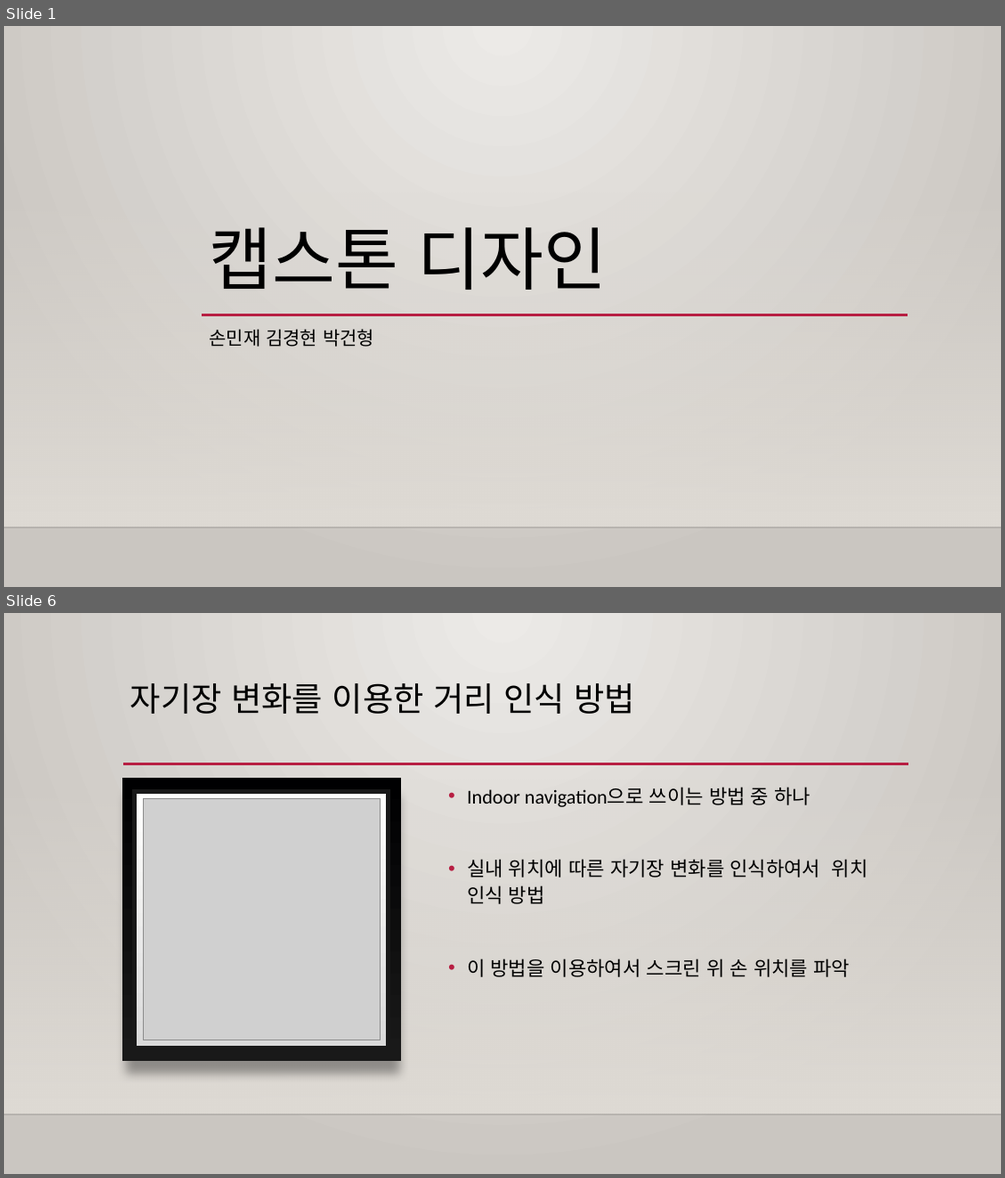
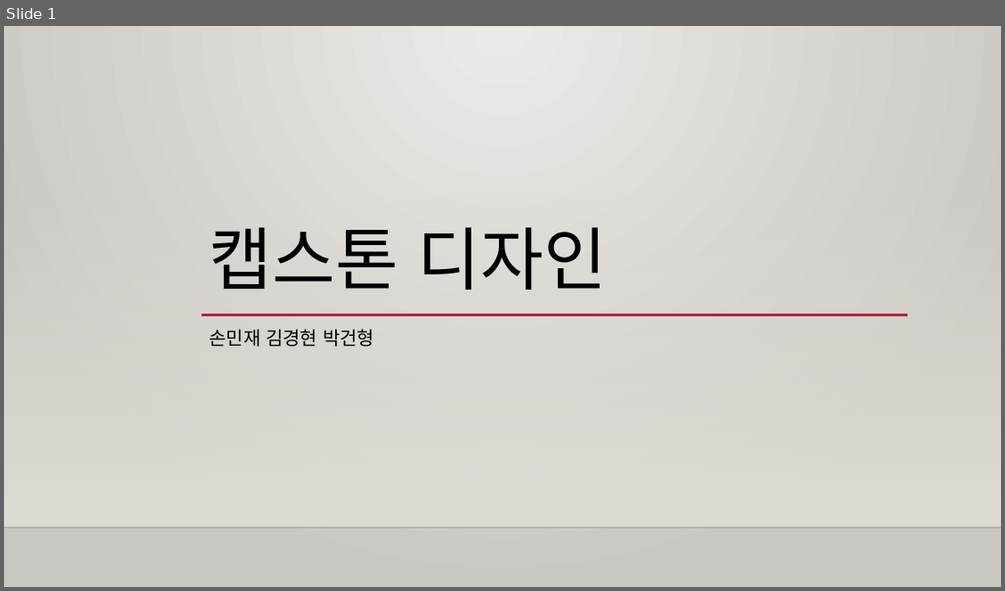
Before and after one commit to Capstone-Design/Documents, a slide deck: 캡스톤디자인발표.pptx. Shown one above the other, each under a label of ours: slides 1 and 6 before the commit, slide 1 after it; the slides between them are not shown. The pictures are 1005x1178 and 1005x591 pixels, drawn with LibreOffice and Linux fonts; fonts in the diff are those of the drawing; grey boxes stand for pictures; background and template pictures are left out. Boxes give left, top, right and bottom in pixels: in the first picture for what was removed or moved away, otherwise in the second. Text is boxed around its words. In the diff, an @@ line names an element or a change of style, - is before the commit and + after.

```diff
--- a/캡스톤디자인발표.pptx
+++ b/캡스톤디자인발표.pptx
@@ slide 6 removed at [4, 613, 1001, 1174], background gradient #ECEAE7 to #CAC7C1; not listed: 2 template elements that a slide beside it also shows @@
@@ title removed at [130, 683, 636, 714] @@
-자기장 변화를 이용한 거리 인식 방법
@@ line removed from (123, 764) to (909, 764) @@
@@ rectangle removed at [122, 778, 401, 1060] @@
@@ rectangle removed at [134, 792, 388, 1047] @@
@@ picture removed at [143, 798, 380, 1040] @@
@@ text removed at [467, 787, 868, 977] @@
-• Indoor navigation으로 쓰이는 방법 중 하나
-• 실내 위치에 따른 자기장 변화를 인식하여서 위치 인식 방법
-• 이 방법을 이용하여서 스크린 위 손 위치를 파악
```
Also in this commit, not shown: 2 slides changed, 6 slides added, 4 other slides removed.
